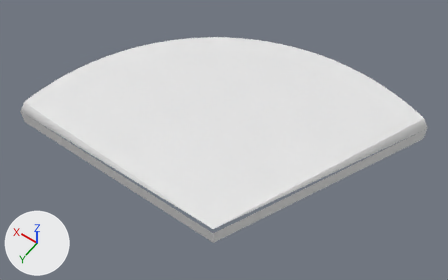
The OBJ model Assets/Models/Slice32.obj as it was, and as the next commit left it.
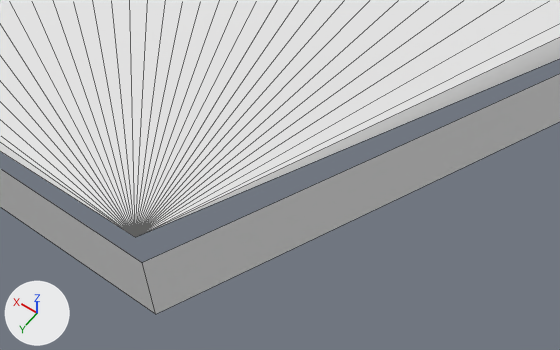
Old and new are each drawn whole from a camera (50 mm lens) standing at (-0.681, 0.887, 1.947) and looking at (0.255, -0.424, -0.113) and again close up from a camera (50 mm lens) standing at (-0.226, 0.164, 0.401) and looking at (-0.046, -0.088, 0.005). The lights are fixed; the arrows at lower left show +X, +Y and +Z. The close-ups show mesh edges as thin lines. Where no turn or scale is listed for an object, it has been applied to the vertices.

Names of what the first close-up shows: 'Slice32'.
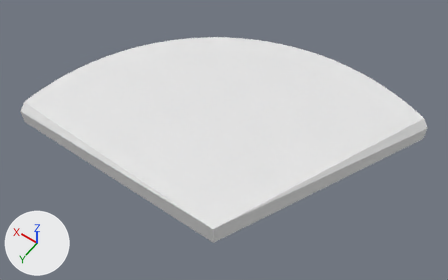
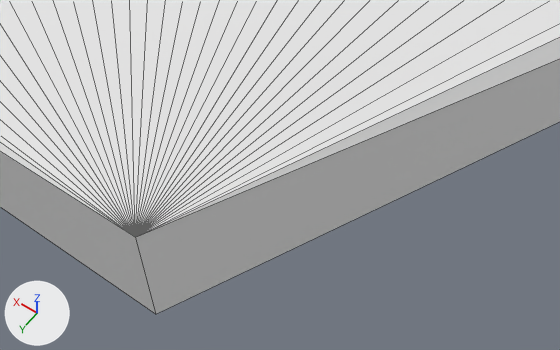
What the commit changed:
me_slice32 has 40 vertices, 36 faces and spans x -0.426..1.0, y -1.0..0.0, z -0.1..0.0.
me_slice32 is used by ob_slice32; location (0.0, 0.0, 0.0).
Verts and faces of me_slice32; kept vertices keep their numbers, new ones are numbered from 40.
Before the commit, vertices of me_slice32: 0 (0.0, 0.0, 0.0) at pixel (135, 237), 2 (1.0, 0.0, -0.03), 35 (-0.426, -0.905, -0.03), 36 (0.0, 0.0, -0.1) at pixel (155, 314), 37 (0.0, 0.0, -0.03) at pixel (142, 262).
Before the commit, vertices of me_slice32: 38 (1.0, 0.0, -0.1), 39 (-0.426, -0.905, -0.1).
Part 1, on me_slice32:
Vertices deleted: 37 (with the faces that use them).
New faces: (0, 2, 38, 36), (0, 36, 39, 35).

Location of each change, [x1, y1, x2, y2] in pixels of the close-ups (560 x 350 px; the box of a moved part takes in the faces that stretch with it):
part 1 of me_slice32, moved or reshaped
    before: [0, 74, 560, 314]
    after: [0, 59, 560, 314]
